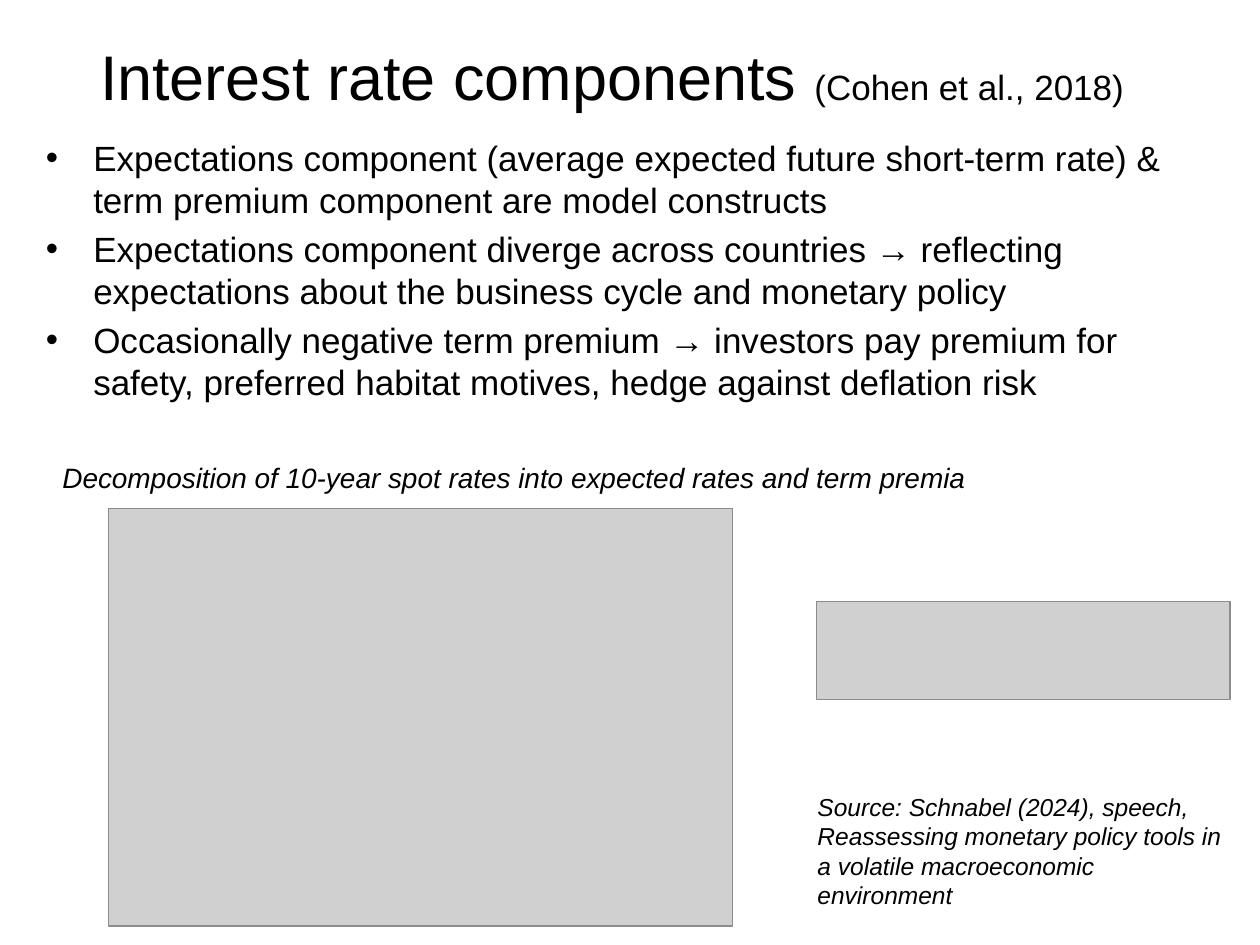
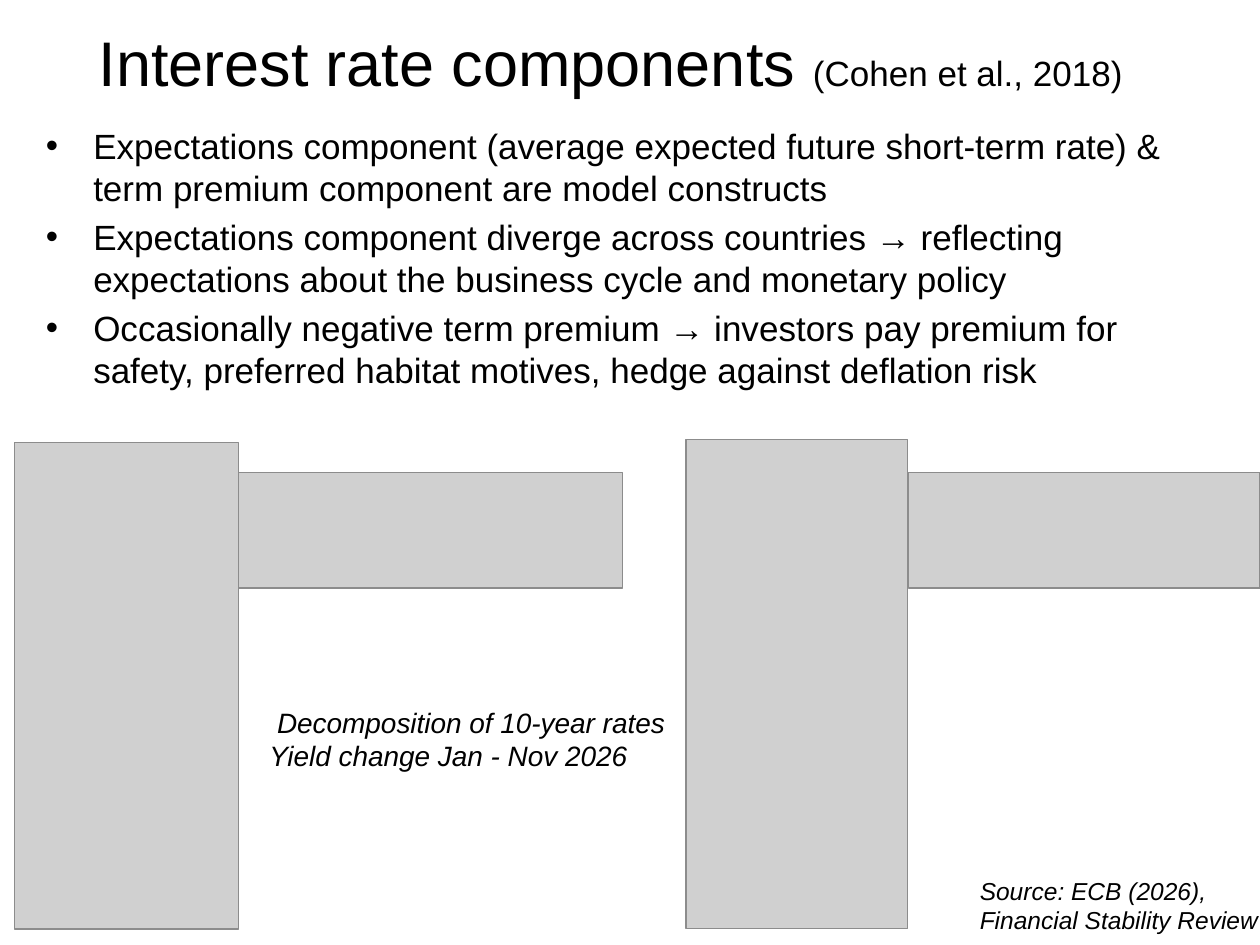
Before and after one commit to vandenEnd/VU, a slide deck: slide 9 of MIF_lecture_10_2027 V.pptx. Drawn at 1260x945 pixels with LibreOffice and Linux fonts; fonts in the diff are those of the drawing; grey boxes stand for pictures. Boxes give left, top, right and bottom in pixels: in the first picture for what was removed or moved away, otherwise in the second. Text is boxed around its words. In the diff, an @@ line names an element or a change of style, - is before the commit and + after.

```diff
--- a/MIF_lecture_10_2027 V.pptx
+++ b/MIF_lecture_10_2027 V.pptx
@@ title "Interest rate components (Cohen et ..." moved from (x1=100, y1=56, x2=1124, y2=112) to (x1=99, y1=42, x2=1123, y2=97) @@
@@ text "Expectations component (average expected future ..." moved from (x1=93, y1=145, x2=1127, y2=402) to (x1=93, y1=133, x2=1127, y2=390) @@
@@ picture added at (x1=15, y1=442, x2=238, y2=929) @@
@@ picture added at (x1=685, y1=440, x2=907, y2=929) @@
@@ picture added at (x1=233, y1=472, x2=622, y2=588) @@
@@ picture added at (x1=908, y1=472, x2=1260, y2=588) @@
@@ picture removed at (x1=108, y1=508, x2=732, y2=925) @@
@@ picture removed at (x1=816, y1=601, x2=1230, y2=699) @@
@@ text at (x1=269, y1=712, x2=665, y2=772): text changed @@
-Decomposition of 10-year spot rates into expected rates and term premia
+Decomposition of 10-year rates
+Yield change Jan - Nov 2026
@@ text at (x1=980, y1=882, x2=1257, y2=934): text changed @@
-Source: Schnabel (2024), speech, Reassessing monetary policy tools in a volatile macroeconomic environment
+Source: ECB (2026), Financial Stability Review
```
Also in this commit, not shown: 1 other file.
